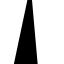
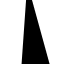
Revision of a layered 64 × 64 image; what changed, layer by layer:
painted on "Shape 1 copy" over [32, 0, 50, 64]
painted on "Shape 1" over [13, 0, 28, 64]
